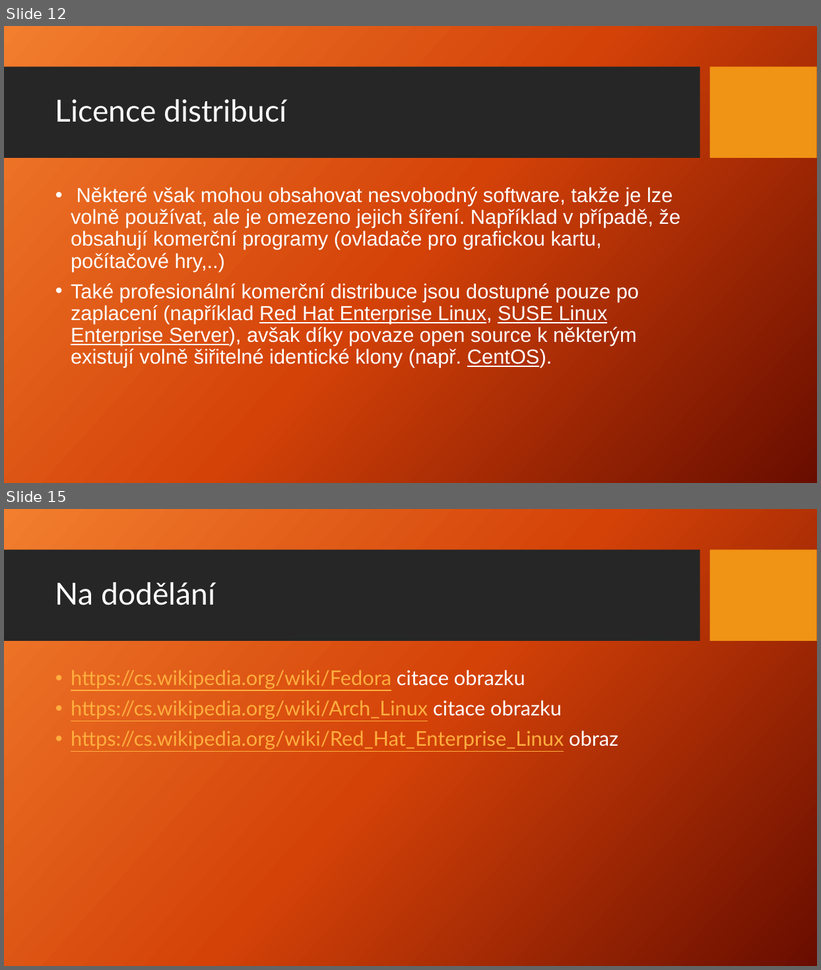
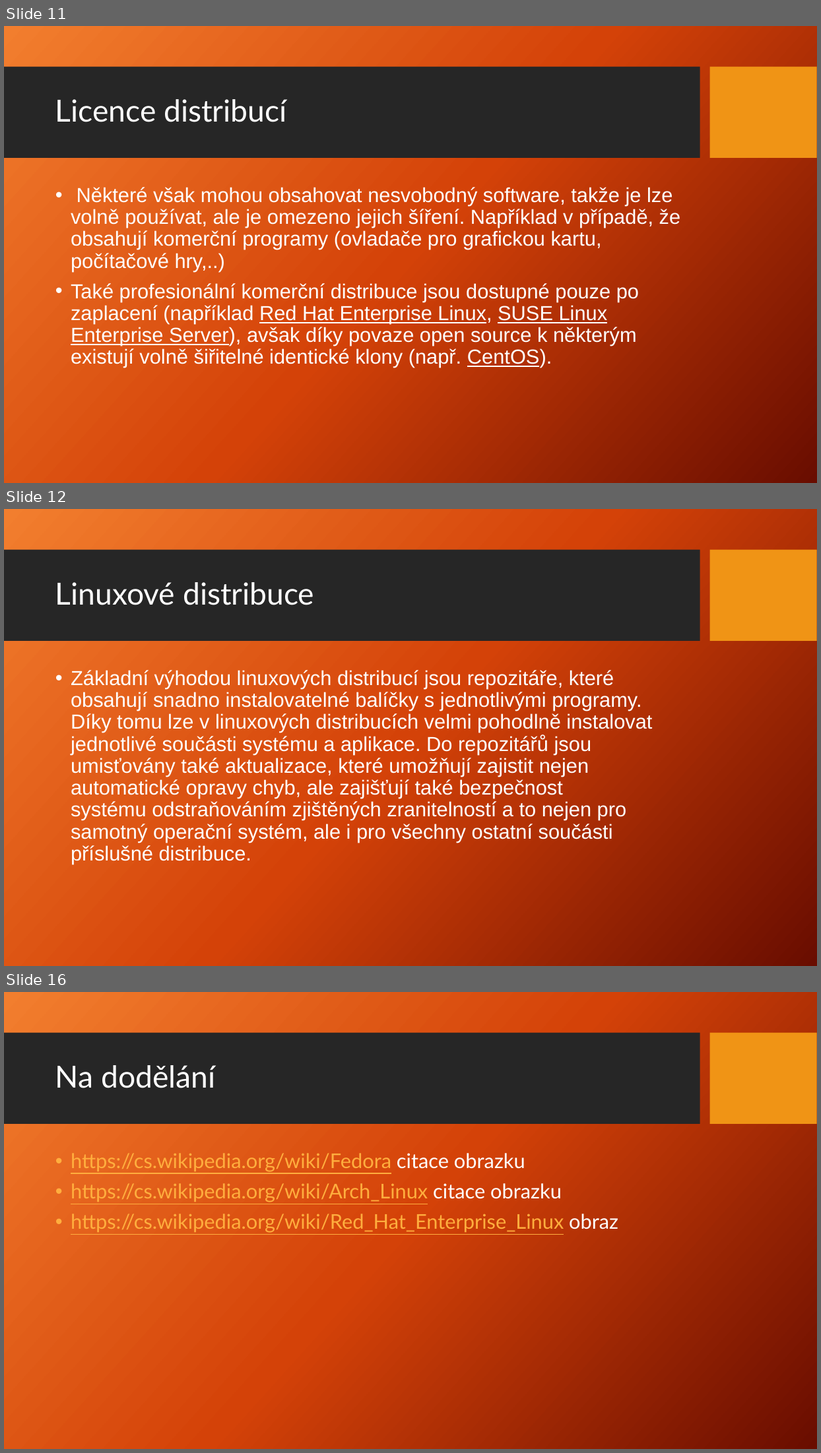
Before and after one commit to Jakub-Benes/Prezentace, a slide deck: Linux.pptx. Shown one above the other, each under a label of ours: slides 12 and 15 before the commit, slides 11, 12 and 16 after it; the slides between them are not shown. The pictures are 821x970 and 821x1453 pixels, drawn with LibreOffice and Linux fonts; fonts in the diff are those of the drawing; background and template pictures are left out. Boxes give left, top, right and bottom in pixels: in the first picture for what was removed or moved away, otherwise in the second. Text is boxed around its words. In the diff, an @@ line names an element or a change of style, - is before the commit and + after.

```diff
--- a/Linux.pptx
+++ b/Linux.pptx
@@ slide 12 added at (x1=4, y1=509, x2=817, y2=966), background picture (left out); not listed: 2 template elements that a slide beside it also shows @@
@@ title added at (x1=55, y1=582, x2=314, y2=605), 36 pt, text #FFFFFF @@
+Linuxové distribuce
@@ text added at (x1=71, y1=670, x2=652, y2=864), 24 pt, text #FFFFFF @@
+• Základní výhodou linuxových distribucí jsou repozitáře, které obsahují snadno instalovatelné balíčky s jednotlivými programy. Díky tomu lze v linuxových distribucích velmi pohodlně instalovat jednotlivé součásti systému a aplikace. Do repozitářů jsou umisťovány také aktualizace, které umožňují zajistit nejen automatické opravy chyb, ale zajišťují také bezpečnost systému odstraňováním zjištěných zranitelností a to nejen pro samotný operační systém, ale i pro všechny ostatní součásti příslušné distribuce.
@@ what was slide 12 is now slide 11 @@
@@ what was slide 15 is now slide 16 @@
```
Also in this commit, not shown: 5 slides changed, 1 other slide added, 1 slide removed.
